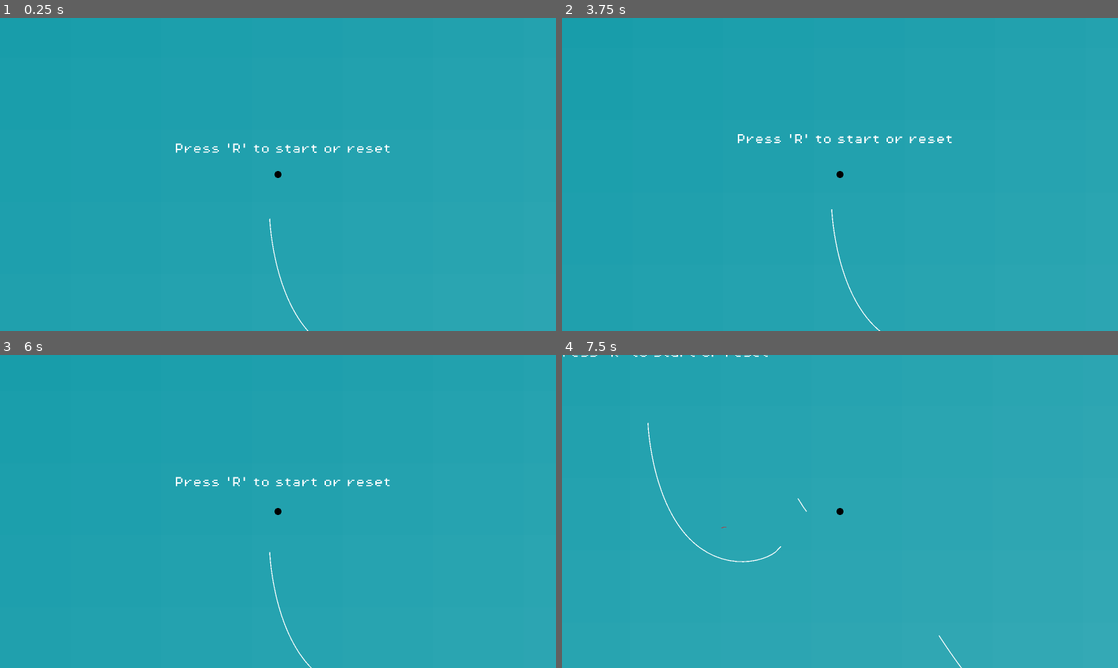
Above: before the commit, frames 1-4 (two rows, left to right).
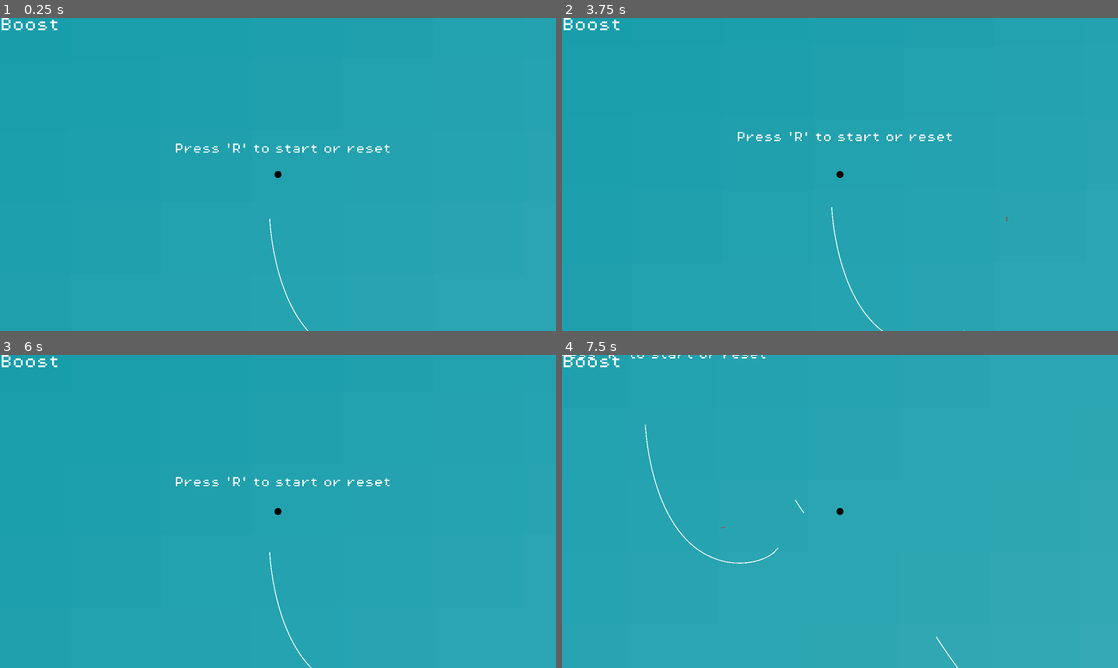
Above: after the commit, the same moments.

Repository: ekelch/cfac-jam
Game: Godot game, scene res://scenes/main.tscn
Same seed, same stepped clock (60 frames per second), same inputs: the game is played once before the commit and once after it.
Inputs (mouse positions are in pixels of both pictures, inside the frame that each line leads up to):
- Up to frame 1 (0.25 s): no input
- Up to frame 2 (3.75 s): tap R (reset) every 0.75 s from 0.5 to 3.5 s; move the mouse to (962, 158) at 0.52 s; hold Space (bounce, bound only before the commit) 0.53-1.28 s; click (962, 158) at 0.67 s; tap W (modifier2, bound only before the commit) at 0.8, 1.35 s; move the mouse to (728, 190) at 1.27 s; click (728, 190) at 1.42 s; tap D (modifier3, bound only before the commit) at 1.55 s; move the mouse to (895, 105) at 2.02 s; hold D (modifier3, bound only before the commit) 2.03-2.78 s; click (895, 105) at 2.17 s; tap Q (slow, bound only before the commit) at 2.3, 2.85 s; move the mouse to (812, 237) at 2.77 s; click (812, 237) at 2.92 s; tap Z (boost, bound only after the commit) at 3.05 s; move the mouse to (1006, 221) at 3.52 s; hold Z (boost, bound only after the commit) from 3.53 s (still down); click (1006, 221) at 3.67 s
- Up to frame 3 (6 s): tap Space (bounce, bound only before the commit) at 3.8, 4.35 s; tap R (reset) at 4.25 s; move the mouse to (111, 464) at 4.27 s; release Z (boost, bound only after the commit) at 4.28 s; click (111, 464) at 4.42 s; tap W (modifier2, bound only before the commit) at 4.55 s; move the mouse to (305, 511) at 5.02 s; hold D (modifier3, bound only before the commit) 5.03-5.78 s; click (305, 511) at 5.1 s; move the mouse to (194, 433) at 5.77 s; tap T (grav_toggle) at 5.85 s; click (194, 433) at 5.92 s
- Up to frame 4 (7.5 s): tap Q (slow, bound only before the commit) at 6.05 s; move the mouse to (962, 495) at 6.52 s; hold W (modifier2, bound only before the commit) 6.53-7.28 s; click (962, 495) at 6.67 s; tap Z (boost, bound only after the commit) at 6.8 s; move the mouse to (728, 527) at 7.27 s; tap D (modifier3, bound only before the commit) at 7.35 s; click (728, 527) at 7.42 s

The runs differ from the first frame. In frame 1, 0.1% of the frame differs, in the area x 0-11%, y 0-4%; in frame 2, 0.8%, in the area x 0-81%, y 0-100%; in frame 3, 0.1%; in frame 4, 0.7%.

Commit message:
boost button

Diff:
--- a/project.godot
+++ b/project.godot
@@ -30,24 +30,14 @@
 "events": [Object(InputEventKey,"resource_local_to_scene":false,"resource_name":"","device":-1,"window_id":0,"alt_press …(192 unchanged characters)…
 ]
 }
-bounce={
+boost={
 "deadzone": 0.5,
-"events": [Object(InputEventKey,"resource_local_to_scene":fa …(140 unchanged characters)… d":false,"keycode":0,"physical_keycode":32,"key_label":0,"unicode":32,"location":0,"echo":false,"script":null)
+"events": [Object(InputEventKey,"resource_local_to_scene":fa …(140 unchanged characters)… d":false,"keycode":0,"physical_keycode":90,"key_label":0,"unicode":122,"location":0,"echo":false,"script":null)
 ]
 }
 slow={
 "deadzone": 0.2,
-"events": [Object(InputEventKey,"resource_local_to_scene":fa …(140 unchanged characters)… d":false,"keycode":0,"physical_keycode":81,"key_label":0,"unicode":113,"location":0,"echo":false,"script":null)
-]
-}
-modifier2={
-"deadzone": 0.2,
-"events": [Object(InputEventKey,"resource_local_to_scene":false,"resource_name":"","device":-1,"window_id":0,"alt_pressed":false,"shift_pressed":false,"ctrl_pressed":false,"meta_pressed":false,"pressed":false,"keycode":0,"physical_keycode":87,"key_label":0,"unicode":119,"location":0,"echo":false,"script":null)
-]
-}
-modifier3={
-"deadzone": 0.2,
-"events": [Object(InputEventKey,"resource_local_to_scene":false,"resource_name":"","device":-1,"window_id":0,"alt_pressed":false,"shift_pressed":false,"ctrl_pressed":false,"meta_pressed":false,"pressed":false,"keycode":0,"physical_keycode":68,"key_label":0,"unicode":100,"location":0,"echo":false,"script":null)
+"events": [Object(InputEventKey,"resource_local_to_scene":fa …(140 unchanged characters)… d":false,"keycode":0,"physical_keycode":32,"key_label":0,"unicode":32,"location":0,"echo":false,"script":null)
 ]
 }
 draw={
--- a/scenes/main.tscn
+++ b/scenes/main.tscn
@@ -2,8 +2,8 @@
 
 [ext_resource type="PackedScene" uid="uid://by1svinmgiknf" path="res://scenes/player.tscn" id="1_eeafu"]
 [ext_resource type="Script" uid="uid://bnm3qa6akexeu" path="res://scripts/main.gd" id="1_jyhfs"]
-[ext_resource type="Script" uid="uid://bbni0bjodm2pd" path="res://scripts/line.gd" id="2_dkgod"]
-[ext_resource type="Script" uid="uid://ddn7rf46835se" path="res://scripts/player_paths.gd" id="4_jyhfs"]
+[ext_resource type="Script" uid="uid://bbni0bjodm2pd" path="res://scripts/static_path.gd" id="2_dkgod"]
+[ext_resource type="Script" uid="uid://ddn7rf46835se" path="res://scripts/player_path.gd" id="4_jyhfs"]
 [ext_resource type="Script" uid="uid://droxit1u1eea8" path="res://scripts/killzone.gd" id="5_tbgi4"]
 [ext_resource type="Theme" uid="uid://dqo44ruwu1c5y" path="res://assets/fonts/theme.tres" id="6_tefeu"]
 
@@ -39,69 +39,82 @@
 [node name="Main" type="Node"]
 script = ExtResource("1_jyhfs")
 
-[node name="player" parent="." instance=ExtResource("1_eeafu")]
+[node name="Game" type="Node2D" parent="."]
+
+[node name="player" parent="Game" instance=ExtResource("1_eeafu")]
 collision_layer = 2
 mass = 4.133
 gravity_scale = 0.0
 
-[node name="Camera2D2" type="Camera2D" parent="player"]
+[node name="Camera2D2" type="Camera2D" parent="Game/player"]
 zoom = Vector2(0.5, 0.5)
 limit_bottom = 10000
 
-[node name="StaticPaths" type="StaticBody2D" parent="."]
+[node name="StaticPaths" type="StaticBody2D" parent="Game"]
 script = ExtResource("2_dkgod")
 
-[node name="Path2D" type="Path2D" parent="StaticPaths"]
+[node name="Path2D" type="Path2D" parent="Game/StaticPaths"]
 position = Vector2(-2, 39)
 curve = SubResource("Curve2D_xjq2p")
 
-[node name="Path2D3" type="Path2D" parent="StaticPaths"]
+[node name="Path2D3" type="Path2D" parent="Game/StaticPaths"]
 curve = SubResource("Curve2D_jyhfs")
 
-[node name="Path2D2" type="Path2D" parent="StaticPaths"]
+[node name="Path2D2" type="Path2D" parent="Game/StaticPaths"]
 curve = SubResource("Curve2D_tbgi4")
 
-[node name="PlayerPaths" type="StaticBody2D" parent="."]
+[node name="PlayerPaths" type="StaticBody2D" parent="Game"]
 position = Vector2(0.000244141, -0.00012207)
-scale = Vector2(1, 1)
 script = ExtResource("4_jyhfs")
 
-[node name="Sprite2D" type="Sprite2D" parent="."]
+[node name="background" type="Sprite2D" parent="Game"]
 z_index = -1
 position = Vector2(4111.5, 4380.25)
 scale = Vector2(208.578, 166.055)
 texture = SubResource("GradientTexture2D_sugp2")
 
-[node name="killzone" type="Area2D" parent="."]
+[node name="killzone" type="Area2D" parent="Game"]
 position = Vector2(687, 2956)
 collision_mask = 2
 script = ExtResource("5_tbgi4")
 
-[node name="CollisionShape2D" type="CollisionShape2D" parent="killzone"]
+[node name="CollisionShape2D" type="CollisionShape2D" parent="Game/killzone"]
 position = Vector2(-67, 426)
 shape = SubResource("WorldBoundaryShape2D_tefeu")
 
-[node name="Timer" type="Timer" parent="killzone"]
+[node name="Timer" type="Timer" parent="Game/killzone"]
 wait_time = 0.5
 one_shot = true
 
-[node name="Text" type="Node" parent="."]
+[node name="Text" type="Node" parent="Game"]
 
-[node name="Label" type="Label" parent="Text"]
+[node name="Label" type="Label" parent="Game/Text"]
 offset_left = 1144.0
 offset_top = 722.0
 offset_right = 1594.0
 offset_bottom = 746.0
 theme = ExtResource("6_tefeu")
-text = "Slow time with Spacebar"
+text = "Slow time with 'Space'"
+metadata/_edit_use_anchors_ = true
 
-[node name="Label2" type="Label" parent="Text"]
+[node name="Label2" type="Label" parent="Game/Text"]
 offset_left = -238.0
 offset_top = -71.0
 offset_right = 260.0
 offset_bottom = -47.0
 theme = ExtResource("6_tefeu")
 text = "Press 'R' to start or reset"
+metadata/_edit_use_anchors_ = true
 
-[connection signal="body_entered" from="killzone" to="killzone" method="_on_body_entered"]
-[connection signal="timeout" from="killzone/Timer" to="killzone" method="_on_timer_timeout"]
+[node name="HUD" type="CanvasLayer" parent="."]
+
+[node name="Boost" type="Label" parent="HUD"]
+offset_right = 68.0
+offset_bottom = 23.0
+theme = ExtResource("6_tefeu")
+theme_override_font_sizes/font_size = 16
+text = "Boost"
+metadata/_edit_use_anchors_ = true
+
+[connection signal="body_entered" from="Game/killzone" to="Game/killzone" method="_on_body_entered"]
+[connection signal="timeout" from="Game/killzone/Timer" to="Game/killzone" method="_on_timer_timeout"]
--- a/scenes/player.tscn
+++ b/scenes/player.tscn
@@ -24,3 +24,6 @@
 [node name="MeshInstance2D" type="MeshInstance2D" parent="."]
 modulate = Color(0, 0, 0, 1)
 mesh = SubResource("SphereMesh_b137o")
+
+[node name="ForceTimer" type="Timer" parent="."]
+wait_time = 0.2
--- a/scripts/main.gd
+++ b/scripts/main.gd
@@ -1,6 +1,6 @@
 extends Node
 var running: bool = false
-@onready var player: RigidBody2D = $player
+@onready var player: RigidBody2D = $Game/player
 
 func _process(_delta: float) -> void:
 	if Input.is_action_just_pressed("reset"):
--- a/scripts/player.gd
+++ b/scripts/player.gd
@@ -1,25 +1,25 @@
 extends RigidBody2D
 @onready var mesh: MeshInstance2D = $MeshInstance2D
+@onready var force_timer: Timer = $ForceTimer
+
 var colorMod = Color(0,0,0,1)
 
 func _input(event: InputEvent) -> void:
 	if event is InputEventKey:
-		if (event.is_action_pressed("modifier2")):
-			colorMod.r = 1.
-		if (event.is_action_released("modifier2")):
-			colorMod.r = 0.
-		if (event.is_action_pressed("bounce")):
-			#physics_material_override.bounce = 1.0
+		if (event.is_action_pressed("slow")):
 			colorMod.g = 1.
 			Engine.time_scale = .15
-		if (event.is_action_released("bounce")):
-			#physics_material_override.bounce = 0.0
+		if (event.is_action_released("slow")):
 			colorMod.g = 0.
 			Engine.time_scale = 1
-		if (event.is_action_pressed("modifier3")):
-			colorMod.b = 1.
-		if (event.is_action_released("modifier3")):
-			colorMod.b = 0.
+
 		if (event.is_action_pressed("grav_toggle")):
 			gravity_scale = 0 if gravity_scale == 1 else 1
 		mesh.modulate = colorMod
+
+func _process(delta: float) -> void:
+	if Input.is_action_pressed("boost"):
+		boost()
+
+func boost() -> void:
+	apply_impulse(linear_velocity.normalized() * 20)
--- a/scripts/line.gd
+++ b/scripts/static_path.gd
@@ -1,7 +1,6 @@
 extends StaticBody2D
 @onready var path_2d: Path2D = $Path2D
 
-# Called when the node enters the scene tree for the first time.
 func _ready() -> void:
 	var paths = get_children()
 	for path in paths:
Not shown, added: export_presets.cfg
Renamed: scripts/player_paths.gd -> scripts/player_path.gd
Renamed: scripts/player_paths.gd.uid -> scripts/player_path.gd.uid
Renamed: scripts/line.gd.uid -> scripts/static_path.gd.uid
